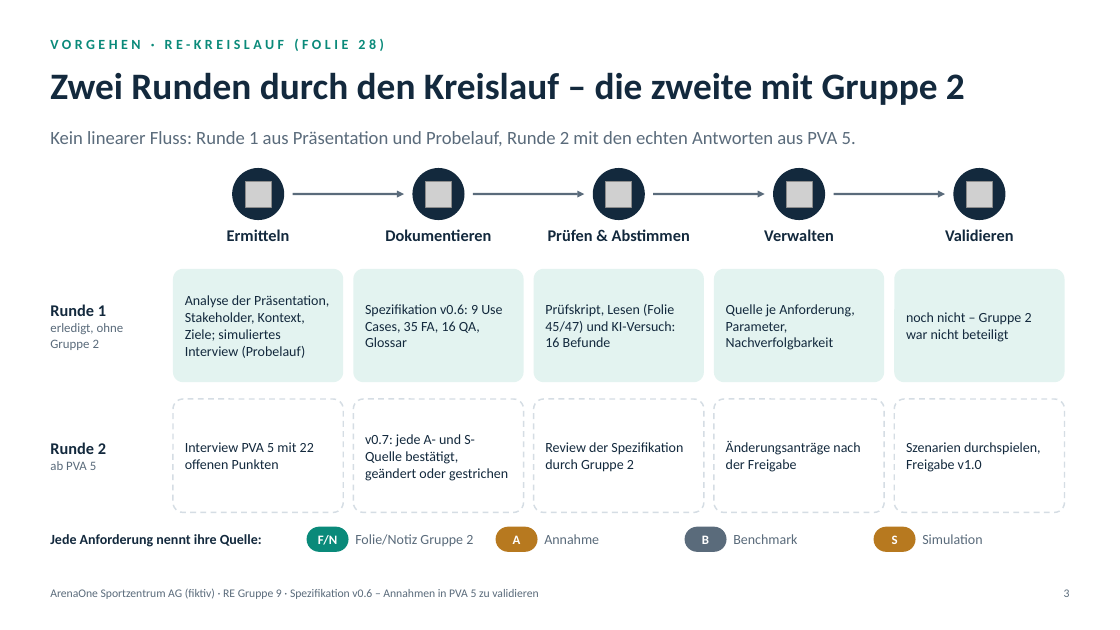
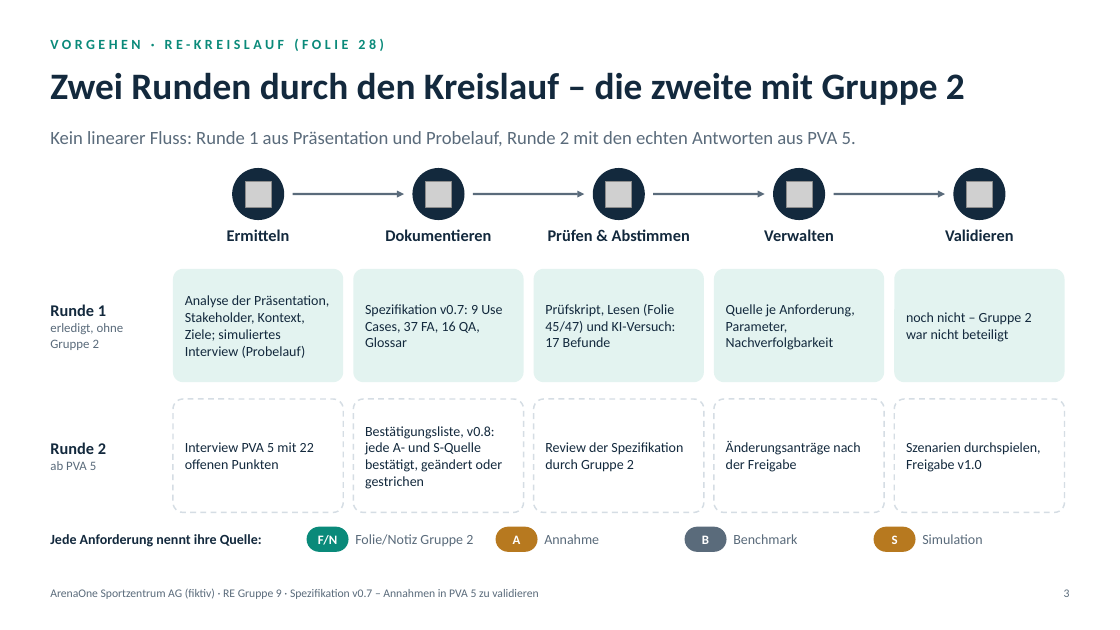
Before and after one commit to gotazlib/abgaben, a slide deck: slide 3 of requirements-engineering/re-arenaone/praesentation-pva9-10/RE_ArenaOne_Loesung.pptx. Drawn at 1120x630 pixels with LibreOffice and Linux fonts; fonts in the diff are those of the drawing; grey boxes stand for pictures. Boxes give left, top, right and bottom in pixels: in the first picture for what was removed or moved away, otherwise in the second. Text is boxed around its words. In the diff, an @@ line names an element or a change of style, - is before the commit and + after.

Commit message:
Requirements Engineering: ArenaOne Spezifikation v0.7 (Kernprozess ohne Self-Service), Leitfaden mit Muss-Fragen, Bestätigungsliste

```diff
--- a/requirements-engineering/re-arenaone/praesentation-pva9-10/RE_ArenaOne_Loesung.pptx
+++ b/requirements-engineering/re-arenaone/praesentation-pva9-10/RE_ArenaOne_Loesung.pptx
@@ text at [365, 304, 502, 347]: text changed @@
-Spezifikation v0.6: 9 Use Cases, 35 FA, 16 QA, Glossar
+Spezifikation v0.7: 9 Use Cases, 37 FA, 16 QA, Glossar
@@ text at [545, 304, 676, 347]: text changed @@
-Prüfskript, Lesen (Folie 45/47) und KI-Versuch: 16 Befunde
+Prüfskript, Lesen (Folie 45/47) und KI-Versuch: 17 Befunde
@@ text at [365, 426, 503, 489]: text changed @@
-v0.7: jede A- und S-Quelle bestätigt, geändert oder gestrichen
+Bestätigungsliste, v0.8: jede A- und S-Quelle bestätigt, geändert oder gestrichen
@@ text at [50, 588, 538, 599]: text changed @@
-ArenaOne Sportzentrum AG (fiktiv) · RE Gruppe 9 · Spezifikation v0.6 – Annahmen in PVA 5 zu validieren
+ArenaOne Sportzentrum AG (fiktiv) · RE Gruppe 9 · Spezifikation v0.7 – Annahmen in PVA 5 zu validieren
```
Also in this commit, not shown: 24 other slides changed, 44 other files.
